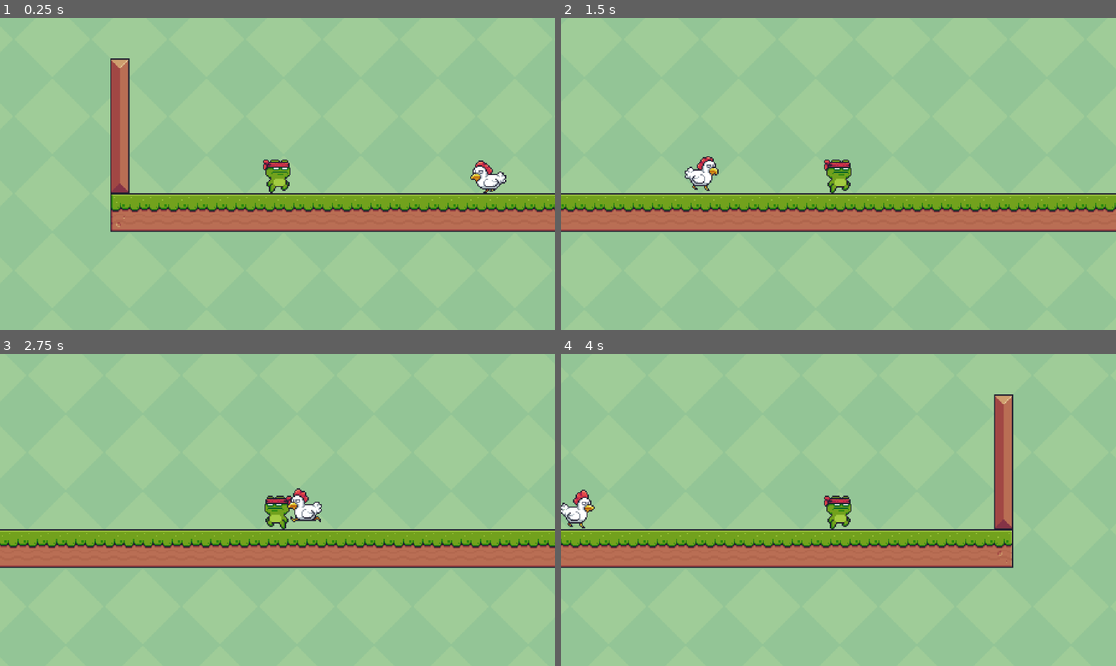
Above: before the commit, frames 1-4 (two rows, left to right).
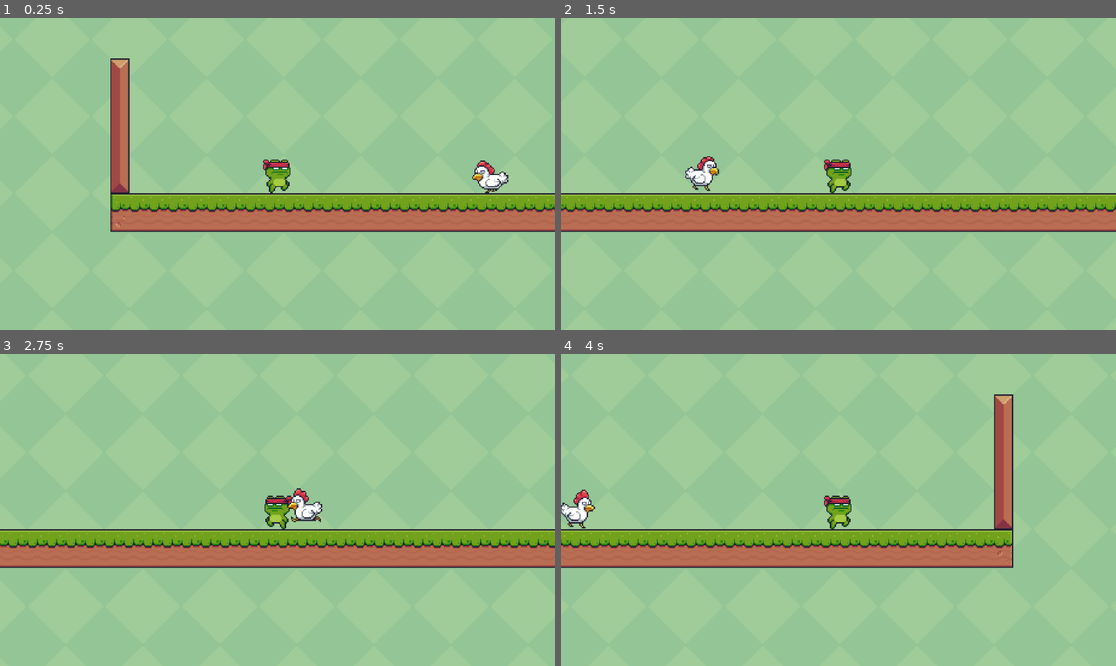
Above: after the commit, the same moments.

Repository: Yncy0/pixel-adventure-godot
Game: Godot game, scene res://world/test_world.tscn
Two runs of this game, one before a commit and one after it. Both use one fixed random seed, a clock stepped at 60 frames per second and the inputs below.
Inputs:
- Up to frame 1 (0.25 s): no input
- Up to frame 2 (1.5 s): hold D (right) from 0.53 s (still down); tap Space (jump) at 0.77 s
- Up to frame 3 (2.75 s): tap Space (jump) at 1.52 s; release D (right) at 2.03 s; hold A (left) from 2.03 s (still down)
- Up to frame 4 (4 s): release A (left) at 2.78 s; hold D (right) from 2.78 s (still down); tap Space (jump) at 3.02, 3.77 s

The runs differ from the first frame. In frame 1, 0.3% of the frame differs, in the area x 84-92%, y 45-57%; in frame 2, 0.1%; in frame 3, less than 0.1%; in frame 4, less than 0.1%.

Commit message:
added: state machine for the chicken

Diff:
--- a/characters/enemy/chicken/script/chicken.gd
+++ b/characters/enemy/chicken/script/chicken.gd
@@ -3,19 +3,52 @@
 
 @onready var ray: RayCast2D = $RayCastPlayerDetect
 
+enum STATES {
+	IDLE,
+	CHASE,
+}
+var state: STATES = STATES.IDLE
 
-func _physics_process(_delta: float) -> void:
+func handle_state():
+	match state:
+		STATES.IDLE:
+			sprite.play("idle")
+			idle()
+
+		STATES.CHASE:
+			sprite.play("run")
+			chase()
+
+func set_state(new_state: STATES) -> void:
+	if new_state == state:
+		return
+
+	state = new_state
+
+func idle():
+	velocity.x = move_toward(velocity.x, 0.0, Speed)
+
+	if is_player:
+		set_state(STATES.CHASE)
+
+func chase():
+	if !is_player:
+		set_state(STATES.IDLE)
+
+	var dir = (_Player.global_position - global_position).normalized()
+	velocity.x = dir.x * Speed
+
+func spot_enemy():
 	if ray.is_colliding():
 		var collider = ray.get_collider()
-		if collider is Player:
+		if collider is not Player:
+			is_player = false
+			set_state(STATES.IDLE)
+		else:
 			is_player = true
+			set_state(STATES.CHASE)
 
-	if !is_player:
-		velocity.x = move_toward(velocity.x, 0.0, Speed)
-	elif is_player:
-		var dir = (_Player.global_position - global_position).normalized()
-		velocity.x = dir.x * Speed
-
+func enemy_flip():
 	if velocity.x > 0:
 		ray.rotation_degrees = 0
 		sprite.flip_h = true
@@ -23,10 +56,10 @@
 		ray.rotation_degrees = 180
 		sprite.flip_h = false
 
-	if velocity.x == 0:
-		sprite.play("idle")
-	elif velocity.x != 0:
-		sprite.play("run")
+func _physics_process(_delta: float) -> void:
+	handle_state()
+	spot_enemy()
+	enemy_flip()
 
 	move_and_slide()
 
@@ -36,7 +69,6 @@
 		is_player = true
 
 
-
 func _on_area_player_detect_body_exited(body: Node2D) -> void:
 	if body is Player:
 		is_player = false
